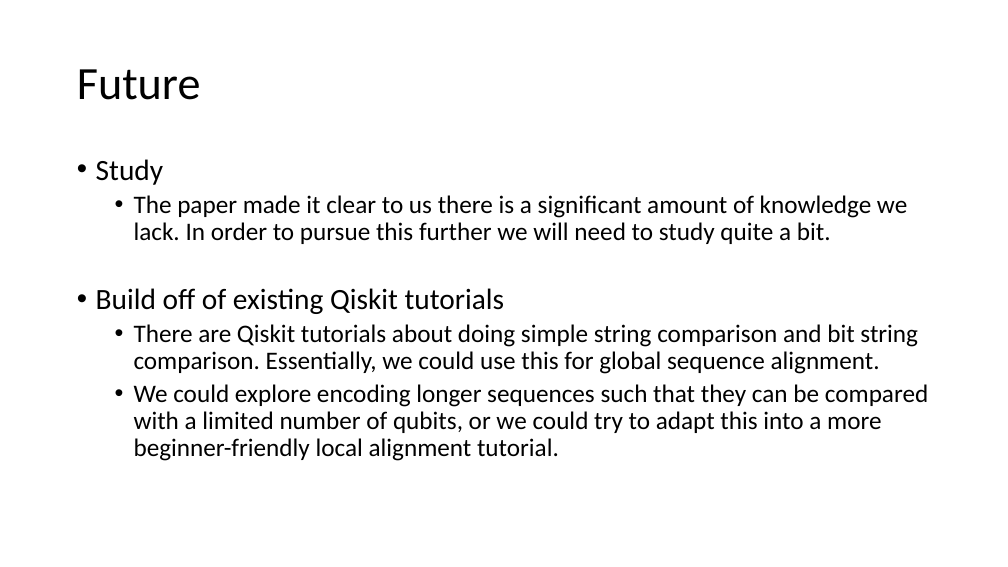
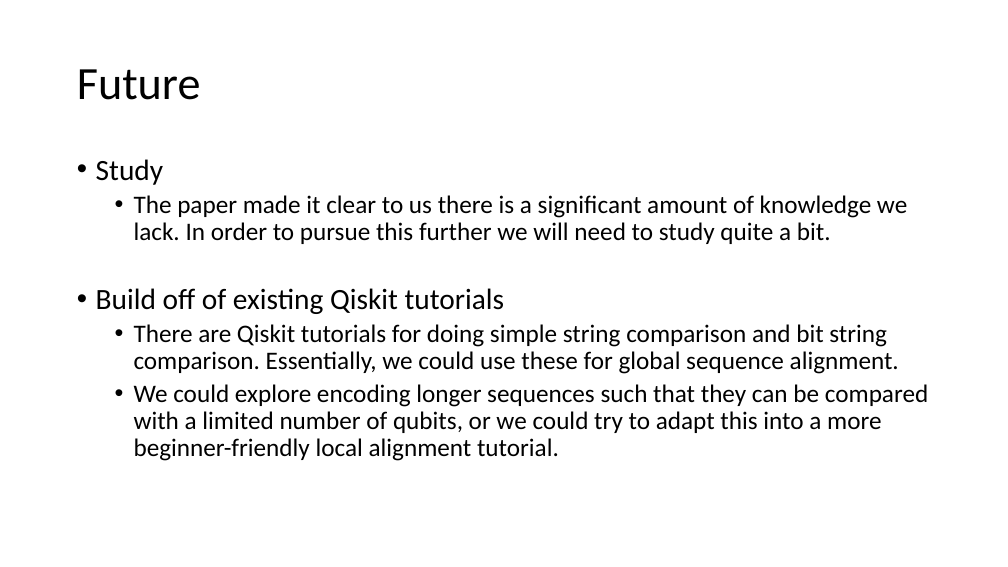
Before and after one commit to spencerking/QiskitSummerJam-LocalSequenceAlignment, a slide deck: slide 10 of presentation/Presentation.pptx. Drawn at 1008x567 pixels with LibreOffice and Linux fonts; fonts in the diff are those of the drawing. Boxes give left, top, right and bottom in pixels: in the first picture for what was removed or moved away, otherwise in the second. Text is boxed around its words. In the diff, an @@ line names an element or a change of style, - is before the commit and + after.

Commit message:
final presentation tweaks I promise

```diff
--- a/presentation/Presentation.pptx
+++ b/presentation/Presentation.pptx
@@ text at <box>134,324,899,374</box>: text changed @@
-  • There are Qiskit tutorials about doing simple string comparison and bit string comparison. Essentially, we could use this for global sequence alignment.
+  • There are Qiskit tutorials for doing simple string comparison and bit string comparison. Essentially, we could use these for global sequence alignment.
```
Also in this commit, not shown: 1 other file.
